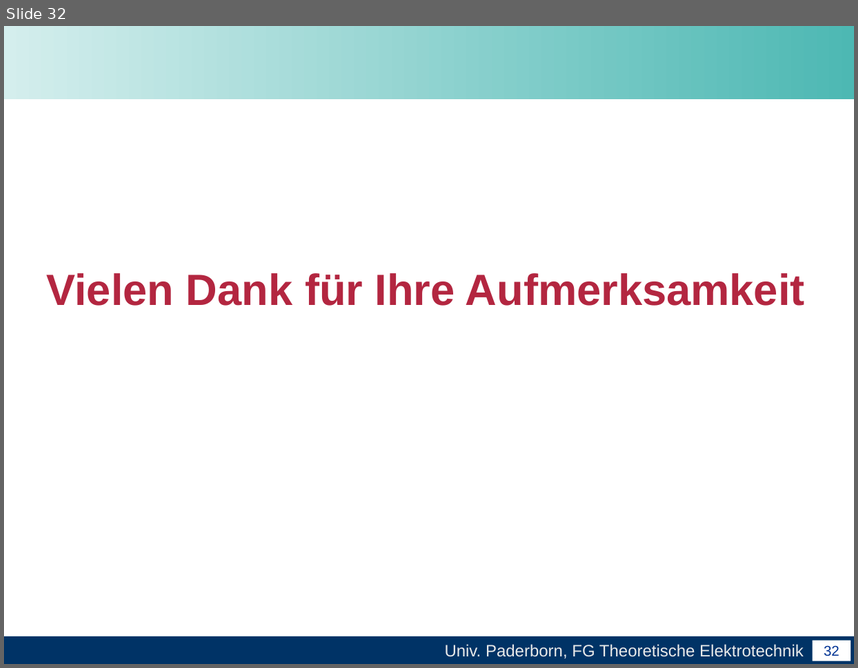
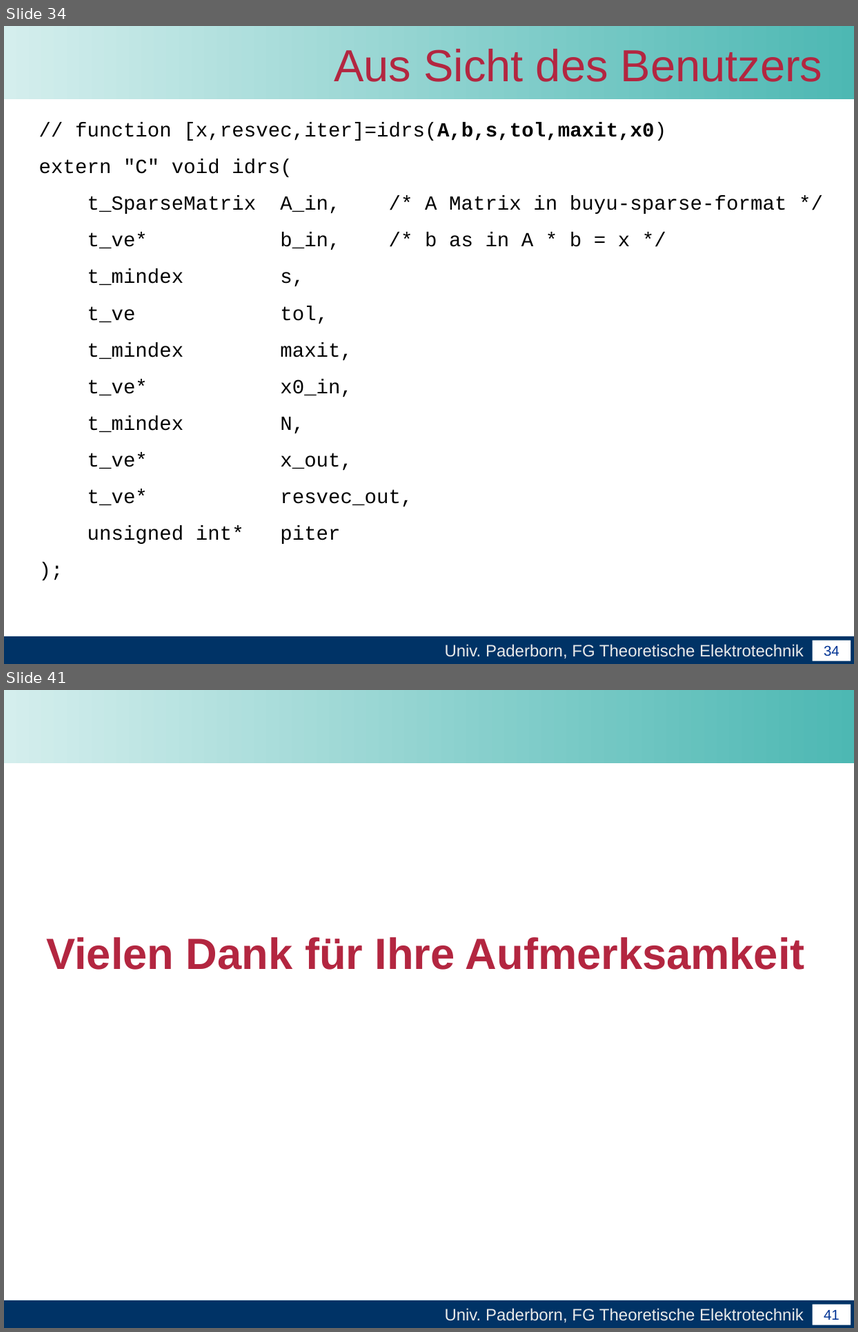
Before and after one commit to unconditional/projektarbeitcuda, a slide deck: Abschlussvortrag/Abschlussvortrag der Projektarbeit CUDA.ppt. Shown one above the other, each under a label of ours: slide 32 before the commit, slides 34 and 41 after it; the slides between them are not shown. The pictures are 858x668 and 858x1332 pixels, drawn with LibreOffice and Linux fonts; fonts in the diff are those of the drawing; background and template pictures are left out. Boxes give left, top, right and bottom in pixels: in the first picture for what was removed or moved away, otherwise in the second. Text is boxed around its words. In the diff, an @@ line names an element or a change of style, - is before the commit and + after.

```diff
--- a/Abschlussvortrag/Abschlussvortrag der Projektarbeit CUDA.ppt
+++ b/Abschlussvortrag/Abschlussvortrag der Projektarbeit CUDA.ppt
@@ slide 34 added at box(4, 26, 854, 664), background #FFFFFF; not listed: 4 template elements that a slide beside it also shows @@
@@ title added at box(334, 49, 823, 82), 38 pt, text #B32640 @@
+Aus Sicht des Benutzers
@@ text added at box(39, 122, 787, 544), 17 pt, text #000000 @@
+// function [x,resvec,iter]=idrs(A,b,s,tol,maxit,x0)
+extern "C" void idrs(
+t_SparseMatrix A_in, /* A Matrix in buyu-sparse-format */
+t_ve* b_in, /* b as in A * b = x */
+t_mindex s,
+t_ve tol,
+t_mindex maxit,
+t_ve* x0_in,
+t_mindex N,
+t_ve* x_out,
+t_ve* resvec_out,
+unsigned int* piter
+);
@@ what was slide 32 is now slide 41 @@
@@ page number at box(824, 1310, 840, 1319): text changed @@
-32
+41
```
Also in this commit, not shown: 5 slides changed, 10 other slides added, 2 slides removed.
